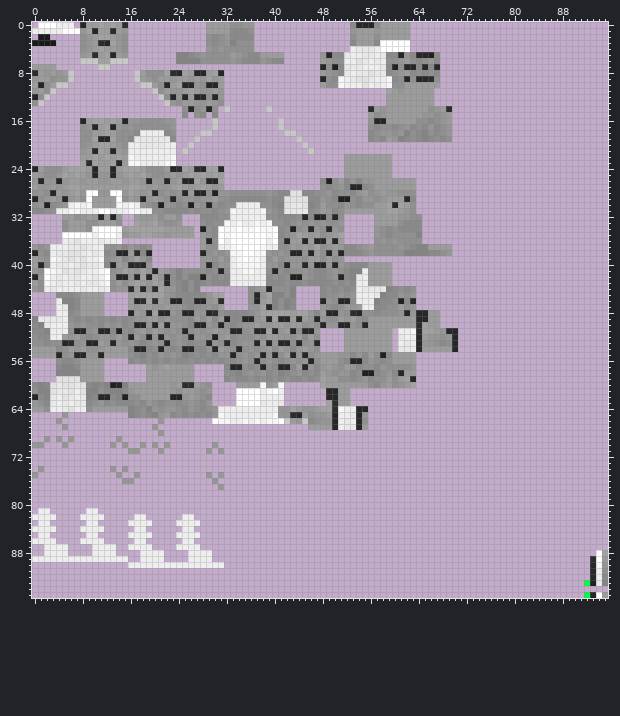
Sprite sheet, stored at BlockBench Models/Textures/Snep/SnowLeopardMaleOrganic.png. That is the earlier state.
The file is 96x96 pixels. Colours within 5 levels of each other are drawn and written as one.
Once edited:
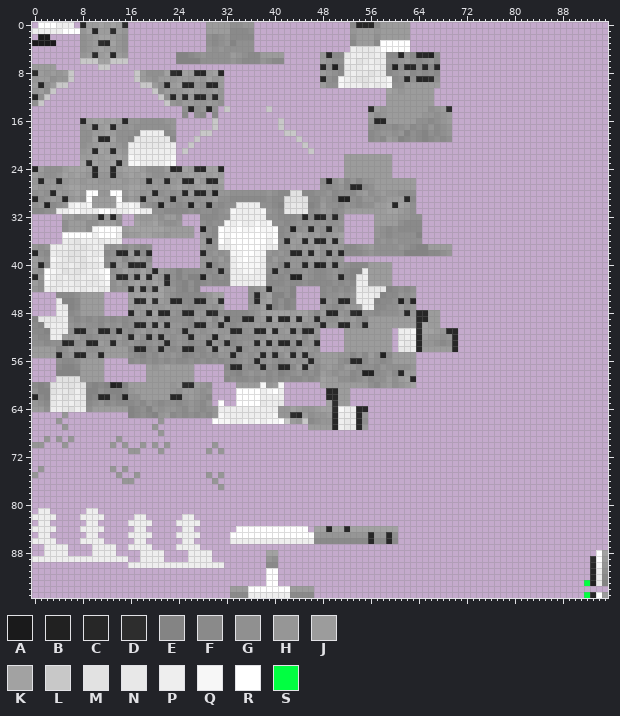
Palette (. is transparent): A #1a1a1b  B #212121  C #272727  D #2d2d2d  E #848484  F #8a8a8a  G #909090  H #969696  J #9c9c9c  K #a2a2a2  L #c8c8c8  M #e2e2e2  N #e8e8e8  P #eeeeee  Q #f7f7f7  R #ffffff  S #01ff41
Changes in this commit:
y 63: x 31 . -> R
y 84: x 34..45 ............ -> RRRRRRRRRRRR; x 47..60 .............. -> KKCKKCKKKKKKKK
y 85: x 33..60 ............................ -> RRRRRRRRRRRRRRHHHHHHHHHCHHCG
y 86: x 33..60 ............................ -> PPPPPPPPPPPPPPFFFFFFFFFCFFCF
y 88: x 39..40 .. -> KK
y 89: x 39..40 .. -> HG
y 90: x 39..40 .. -> FF
y 91..93: x 39..40 .. -> RR
y 94: x 33..46 .............. -> JJJRRRRRRRJJJJ
y 95: x 33..46 .............. -> FFFPPPPPPPFFFF
Changed places in both pictures, as pixel boxes (x1, y1, x2, y2):
added: (218, 400, 224, 406)
added: (230, 526, 398, 598)
